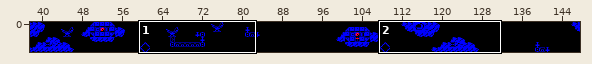
An edit to a level. Tiled map, art/maps/level-4.tmx. Above, an overview of the earlier version with the close-up marked.
Close-up. Earlier state:
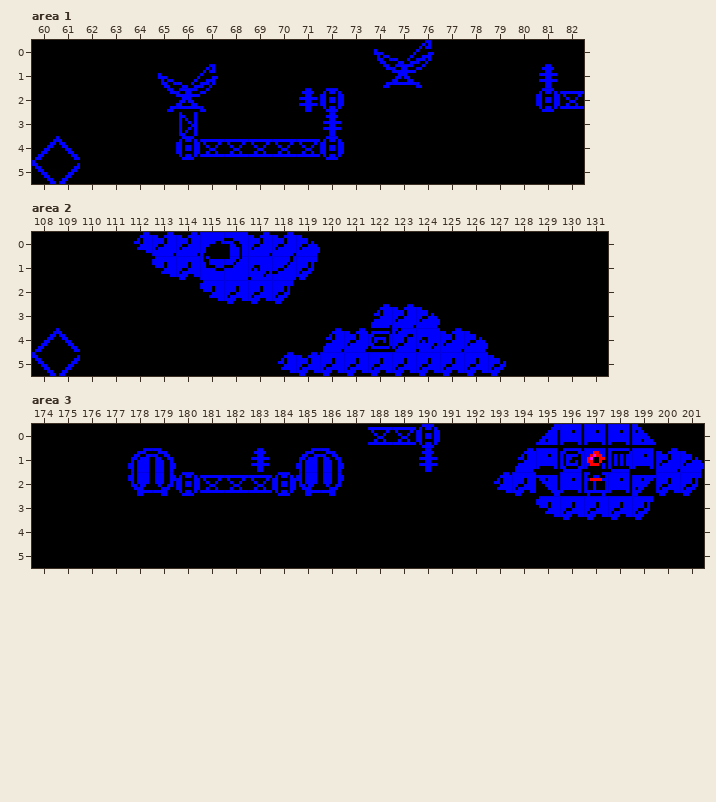
Cells are 8x8 px. Shown: area 1 x 60..82, y 0..5; area 2 x 108..131, y 0..5; area 3 x 174..201, y 0..5. The commit also changed other parts of the map, which this record leaves out.
And afterwards:
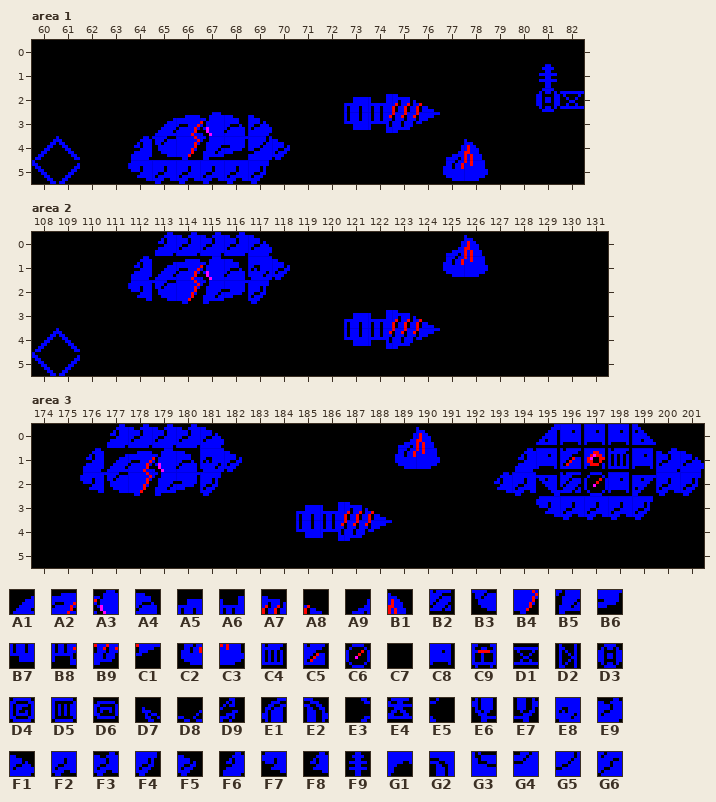
Key: from "Relay": A1 0 "Split geode", A2 1, A3 2, A4 3, A5 4 "Drill crown", A6 5, A7 6, A8 7, A9 8 "Shard", B1 9, B2 10 "Armour seam", B3 12, B4 13, B5 14, B6 15, B7 16, B8 17, B9 18, C1 19, C2 20, C3 21, C4 22 "Slotted vent", C5 23 "Service hatch", C6 72 "Scanner sweep"; from "tileSet": C7 0 "Open sky", C8 1 "Hull", C9 3 "Piston", D1 16 "Dock girder", D2 17 "Dock mast", D3 19 "Coupling", D4 26 "Hatch", D5 27 "Grille", D6 32, D7 36 "Telemetry dish", D8 37, D9 38, E1 39 "Pressure vessel", E2 40, E3 52, E4 53, E5 54, E6 55, E7 56, E8 80 "Basalt edges", E9 81, F1 83, F2 84, F3 85, F4 86, F5 87, F6 89, F7 92, F8 93, F9 100, G1 105, G2 106, G3 107, G4 108, G5 109, G6 111.
__ is an empty cell.
Tiles replaced or removed in this view: C7, C8, C9, D1, D2, D3, D4, D5, D6, D7, D8, D9, E1, E2, E3, E4, E5, E6, E7, E8, E9, F1, F2, F3, F4, F5, F6, F7, F8, F9, G1, G2, G3, G4, G5, G6.
Change:
Changed rows in their new state; .. is an unchanged cell.
Layer "Shattered Belt", area 1:
first column x 64:
0 .. .. .. .. .. .. .. .. .. .. C7 C7 C7 .. ..
1 .. C7 C7 C7 .. .. .. .. .. .. C7 C7 C7 .. ..
2 .. C7 C7 C7 .. .. .. C7 C7 A5 A6 A7 A8 .. ..
3 .. A1 A2 A3 A4 F1 .. .. C7 B7 B8 B9 C1 .. ..
4 F6 B3 B4 B5 B6 G5 F5 C7 C7 .. .. .. .. A9 B1
5 F7 F2 F2 F2 F2 F4 .. .. .. .. .. .. .. C2 C3
Layer "Shattered Belt", area 2:
first column x 112:
0 C7 F6 .. E9 E9 F1 C7 C7 .. .. .. .. .. A9 B1 ..
1 F6 A1 A2 A3 A4 .. F5 C7 .. .. .. .. .. C2 C3 ..
2 F7 B3 B4 B5 B6 F4 C7 .. .. .. .. .. .. .. .. ..
3 .. .. .. .. .. .. .. .. .. A5 A6 A7 A8 .. .. ..
4 .. .. .. .. .. .. .. .. C7 B7 B8 B9 C1 C7 C7 ..
5 .. .. .. .. .. .. C7 C7 C7 C7 C7 C7 C7 C7 C7 C7
Layer "Shattered Belt", area 3:
first column x 176:
0 .. F6 E9 E9 E9 F1 .. .. .. .. .. .. C7 A9 B1 .. .. .. .. .. .. .. ..
1 F6 A1 A2 A3 A4 E8 F5 C7 .. C7 C7 .. .. C2 C3 .. .. .. .. .. C5 .. C4
2 F7 B3 B4 B5 B6 F4 C7 C7 C7 C7 C7 .. .. .. .. .. .. .. .. .. B2 C6 ..
3 .. .. .. .. .. .. .. .. .. A5 A6 A7 A8 .. .. .. .. .. .. .. .. .. ..
4 .. .. .. .. .. .. .. .. .. B7 B8 B9 C1 .. .. .. .. .. .. .. .. .. ..
Changed places in both close-ups, as pixel boxes (x1, y1, x2, y2):
changed: (128, 40, 488, 184)
changed: (128, 232, 320, 304)
changed: (443, 235, 488, 277)
changed: (278, 304, 506, 376)
changed: (80, 424, 440, 541)
changed: (560, 448, 632, 496)
